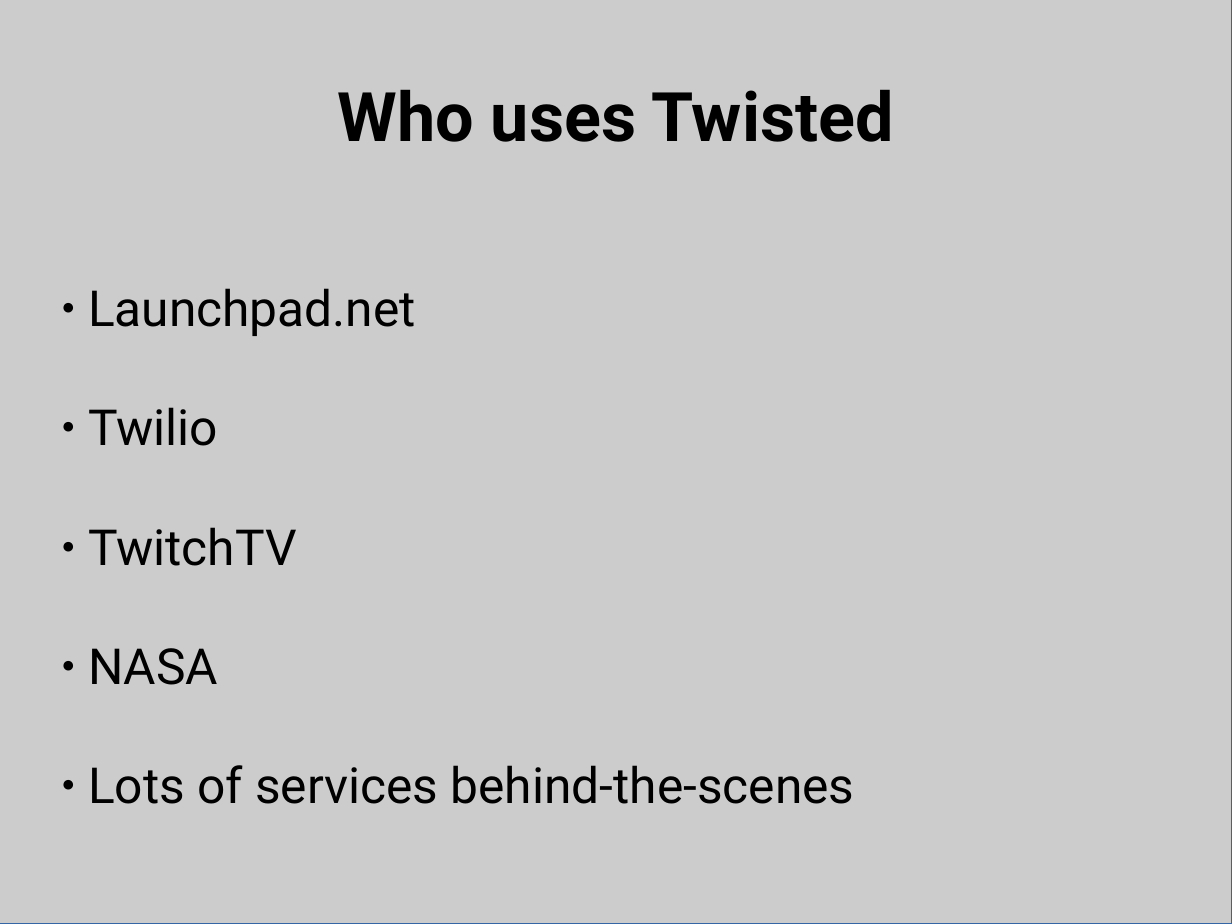
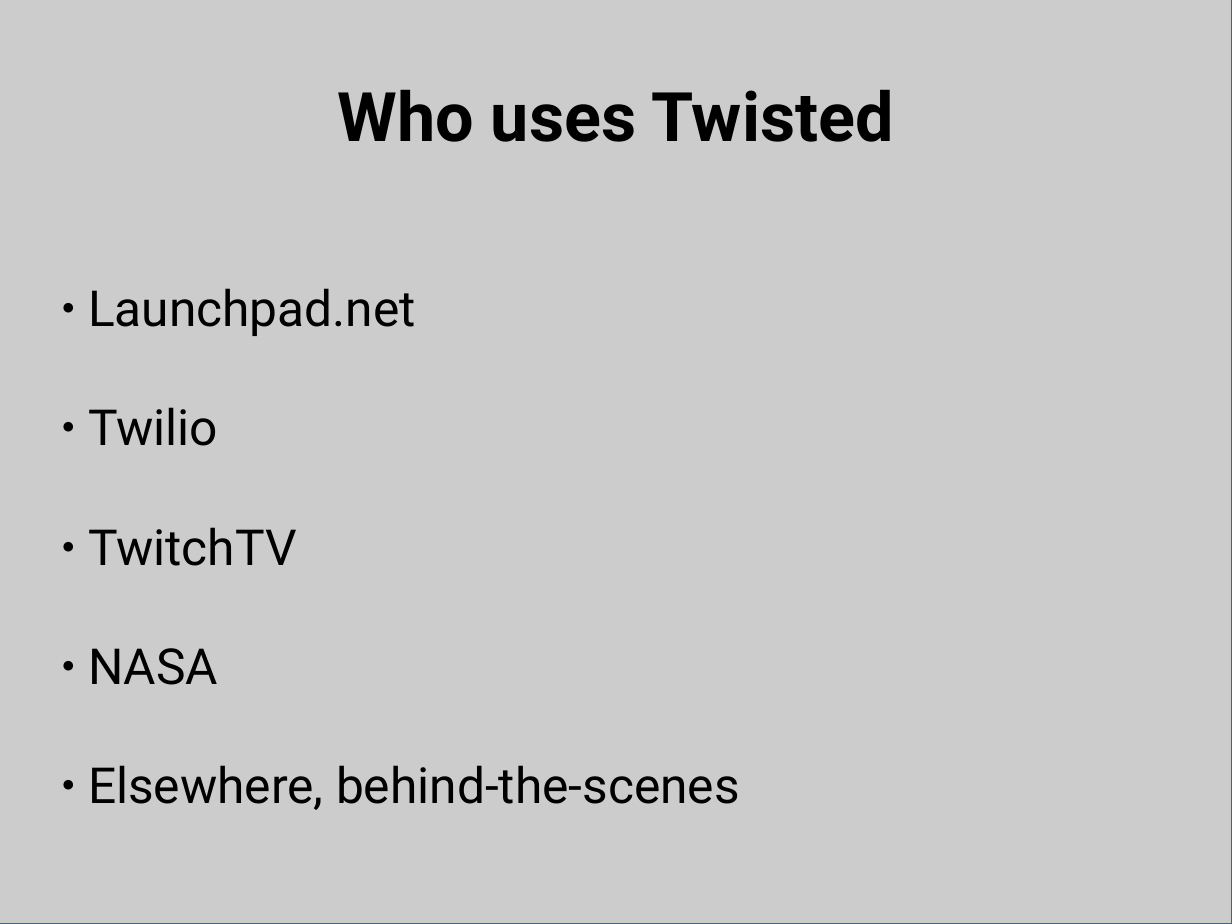
Before and after one commit to bpetering/linuxsa-talk-twisted, a slide deck: slide 4 of twisted_talk.odp. Drawn at 1232x924 pixels with LibreOffice and Linux fonts; fonts in the diff are those of the drawing. Boxes give left, top, right and bottom in pixels: in the first picture for what was removed or moved away, otherwise in the second. Text is boxed around its words. In the diff, an @@ line names an element or a change of style, - is before the commit and + after.

```diff
--- a/twisted_talk.odp
+++ b/twisted_talk.odp
@@ subtitle at box(88, 765, 740, 810): text changed @@
-● Lots of services behind-the-scenes
+● Elsewhere, behind-the-scenes
```
Also in this commit, not shown: 9 other slides changed, 13 slides added, 1 slide removed, 4 other files.
